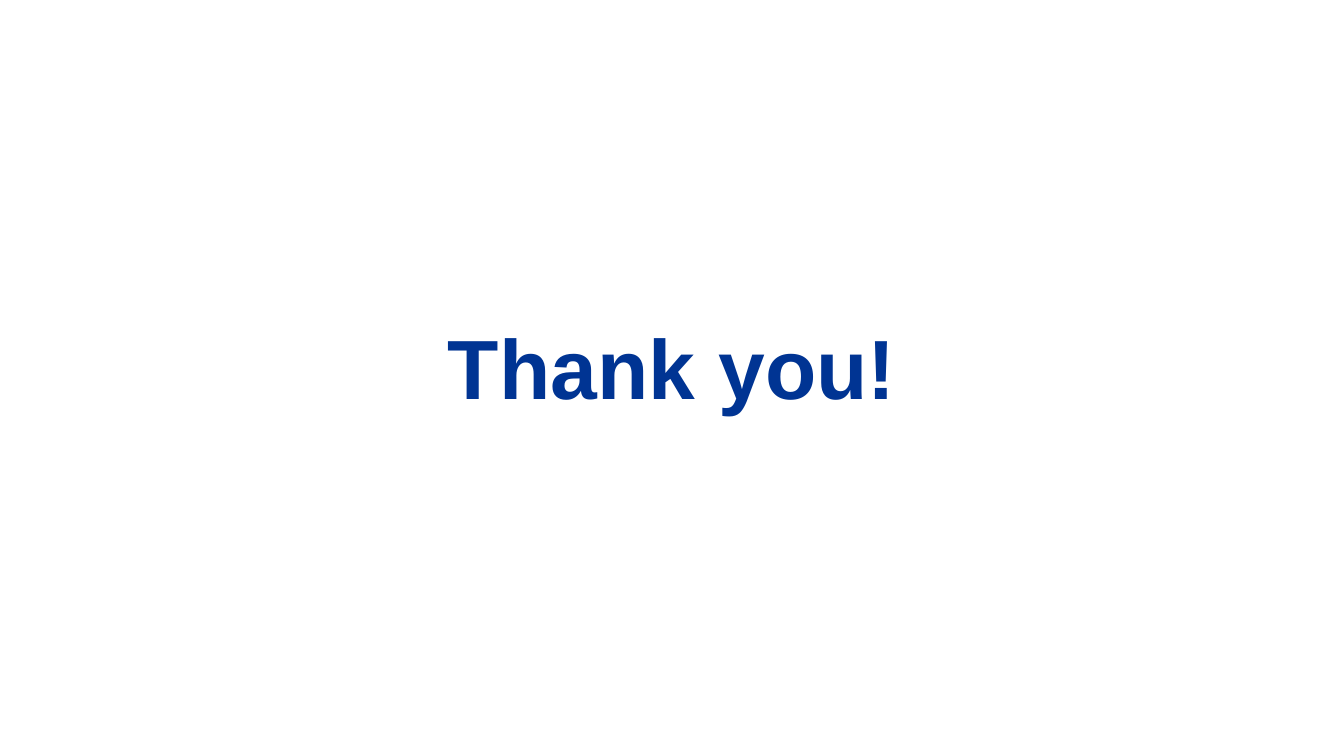
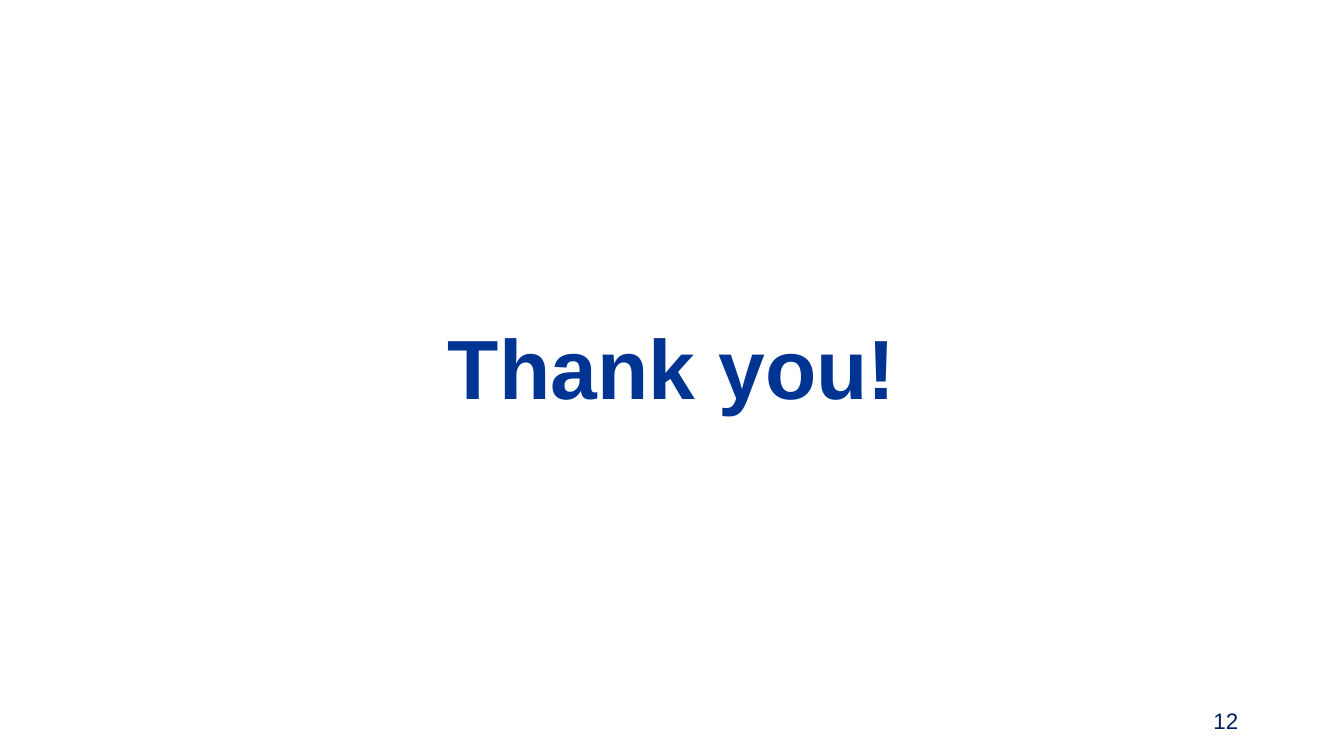
Before and after one commit to LAA147/Project2, a slide deck: slide 12 of Presentation_Lakshmi.pptx. Drawn at 1344x756 pixels with LibreOffice and Linux fonts; fonts in the diff are those of the drawing; background and template pictures are left out. Boxes give left, top, right and bottom in pixels: in the first picture for what was removed or moved away, otherwise in the second. Text is boxed around its words. In the diff, an @@ line names an element or a change of style, - is before the commit and + after.

```diff
--- a/Presentation_Lakshmi.pptx
+++ b/Presentation_Lakshmi.pptx
@@ page number added at (x1=1213, y1=713, x2=1238, y2=729), 12 pt, text #00205B @@
+12
```
Also in this commit, not shown: 10 other slides changed.
